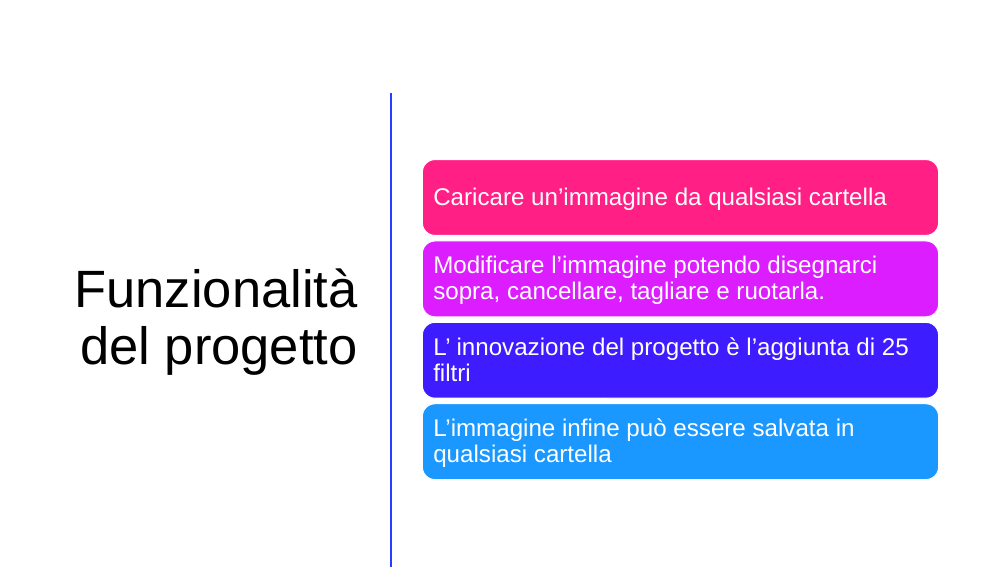
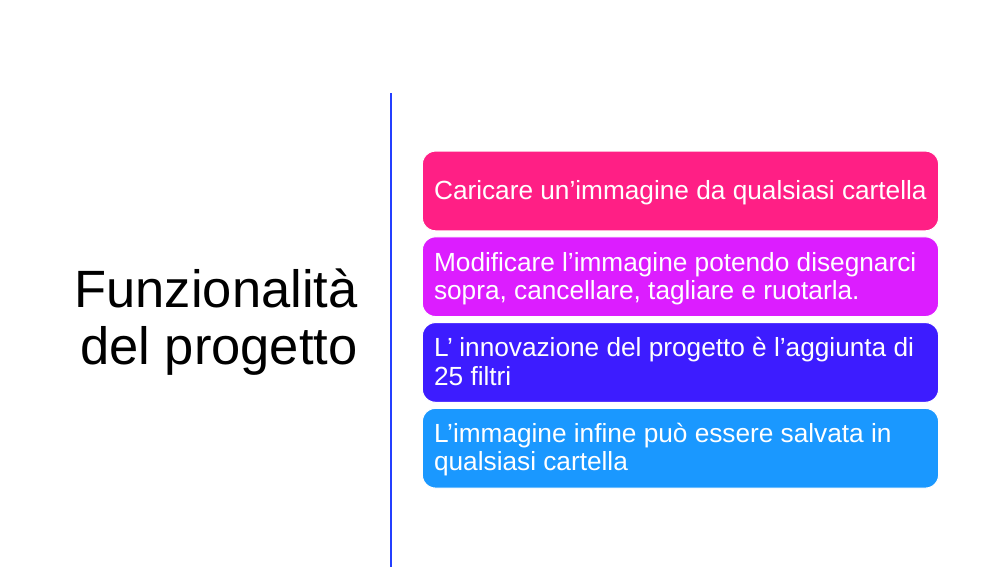
Before and after one commit to TristanMeli/Image-editor, a slide deck: slide 2 of Presentazione Progetto.pptx. Drawn at 1008x567 pixels with LibreOffice and Linux fonts; fonts in the diff are those of the drawing. Boxes give left, top, right and bottom in pixels: in the first picture for what was removed or moved away, otherwise in the second. Text is boxed around its words. In the diff, an @@ line names an element or a change of style, - is before the commit and + after.

Commit message:
Presentazione

```diff
--- a/Presentazione Progetto.pptx
+++ b/Presentazione Progetto.pptx
@@ rounded rectangle: place and size @@
-rounded rectangle at [423,160,939,235]
+rounded rectangle at [423,151,939,231]
@@ size 23 to 25 pt in 4 elements at [434,336,914,386], [434,252,916,305], [434,422,891,476], [434,180,927,205] @@
@@ text "Caricare un’immagine da qualsiasi cartella": place and size @@
-text "Caricare un’immagine da qualsiasi cartella" at [433,187,887,210]
+text "Caricare un’immagine da qualsiasi cartella" at [434,180,927,205]
@@ rounded rectangle: place and size @@
-rounded rectangle at [423,241,939,317]
+rounded rectangle at [423,237,939,317]
@@ rounded rectangle: place and size @@
-rounded rectangle at [423,322,939,398]
+rounded rectangle at [423,323,939,403]
@@ rounded rectangle: place and size @@
-rounded rectangle at [423,404,939,479]
+rounded rectangle at [423,408,939,488]
```
Also in this commit, not shown: 1 other slide changed.
